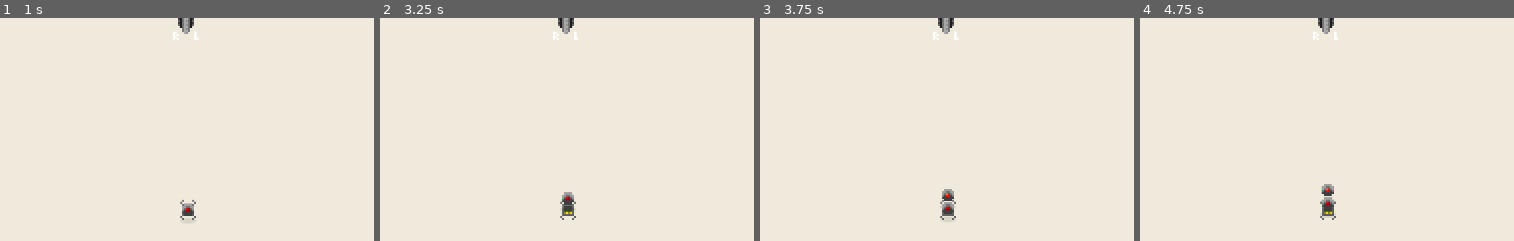
Above: before the commit, frames 1-4 (left to right).
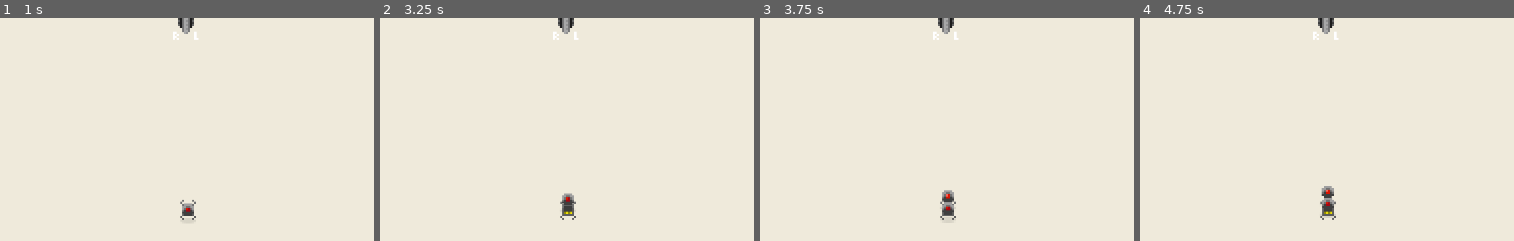
Above: after the commit, the same moments.

Repository: Anudin/LD41
Game: Godot game, scene res://Main.tscn
The game is run twice, just before and just after one commit, with the same random seed, the same clock (stepped at 60 frames per second) and the same inputs.
Inputs:
- Up to frame 1 (1 s): tap Enter at 0.5, 0.6 s; tap Space at 0.77 s
- Up to frame 2 (3.25 s): tap Space at 1.25, 1.52, 2.75, 3.02 s; tap Backspace at 1.35 s; tap Enter at 2, 2.85 s; tap Delete at 2.1 s
- Up to frame 3 (3.75 s): tap Enter at 3.5 s; tap Backspace at 3.6 s
- Up to frame 4 (4.75 s): tap Space at 3.77, 4.52 s; tap Delete at 4.35 s
The pictures show only the part of the screen within x 28-78%, y 50-100%; the shares and areas given below are measured in that part.

Frame 1 is identical in both runs. In frame 2, less than 0.1% of the frame differs, in the area x 48-52%, y 78-84%; in frame 3, 0.1%; in frame 4, 0.2%, in the area x 48-52%, y 74-86%.

Commit message:
[WIP] Flesh out level system

Diff:
--- a/Levels/Level.gd
+++ b/Levels/Level.gd
@@ -2,13 +2,15 @@
 
 export var LAUNCH_CODE_LENGTH = 3
 export var SLOWMOTION_MODIFIER = 0.3
+export var SHOW_DIR_HINT = false
 
-# Refactor behaviour into components
-#const PLAYER_BEHAVIOUR = preload("")
+func before():
+	set_process(true)
 
 func _ready():
-	# Called every time the node is added to the scene.
-	# Initialization here
+	set_process(false)
+
+func after():
 	pass
 
 #func _process(delta):
--- a/Levels/Level1.gd
+++ b/Levels/Level1.gd
@@ -5,9 +5,7 @@
 # var b = "textvar"
 
 func _ready():
-	# Called every time the node is added to the scene.
-	# Initialization here
-	pass
+	._ready()
 
 #func _process(delta):
 #	# Called every frame. Delta is time since last frame.
--- a/Levels/Level1.tscn
+++ b/Levels/Level1.tscn
@@ -4,11 +4,12 @@
 [ext_resource path="res://environment/Wall.tscn" type="PackedScene" id=2]
 [ext_resource path="res://Spawns/Spawn.tscn" type="PackedScene" id=3]
 
-[node name="Level" type="Node2D" index="0"]
+[node name="Level" type="Node2D"]
 
 script = ExtResource( 1 )
 LAUNCH_CODE_LENGTH = 3
-SLOWMOTION_MODIFIER = 0.33
+SLOWMOTION_MODIFIER = 0.3
+SHOW_DIR_HINT = false
 
 [node name="Obstacles" type="Node2D" parent="." index="0"]
 
--- a/Main.gd
+++ b/Main.gd
@@ -2,10 +2,11 @@
 
 # Quirks: Can't rename folder (in use?)
 
-# TODO: Fill queue from start / finish / clear it
+# -> Refactor player hehaviour
+# -> Add state machine to level system (transitions etc.)
 
+# TODO: Tutorial
 # TODO: Sound [Warn sound]
-# TODO: Tutorial
 # TODO: Particles - trails!, blood, smoke etc.
 
 const COMMANDS = ["go", "stop", "left", "right"]
